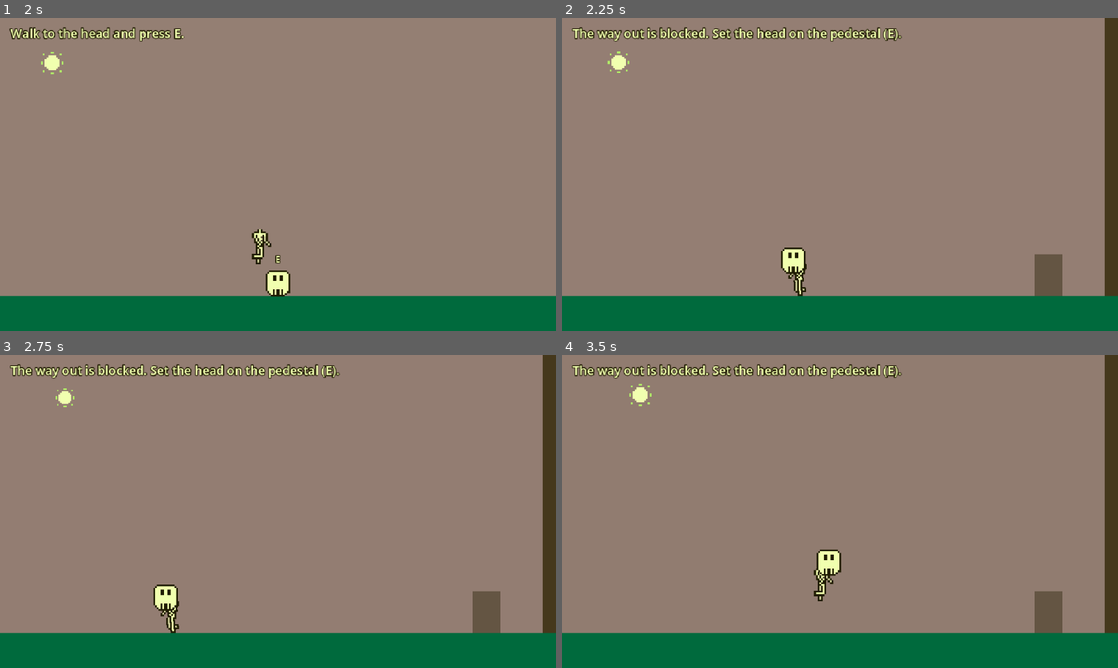
Above: before the commit, frames 1-4 (two rows, left to right).
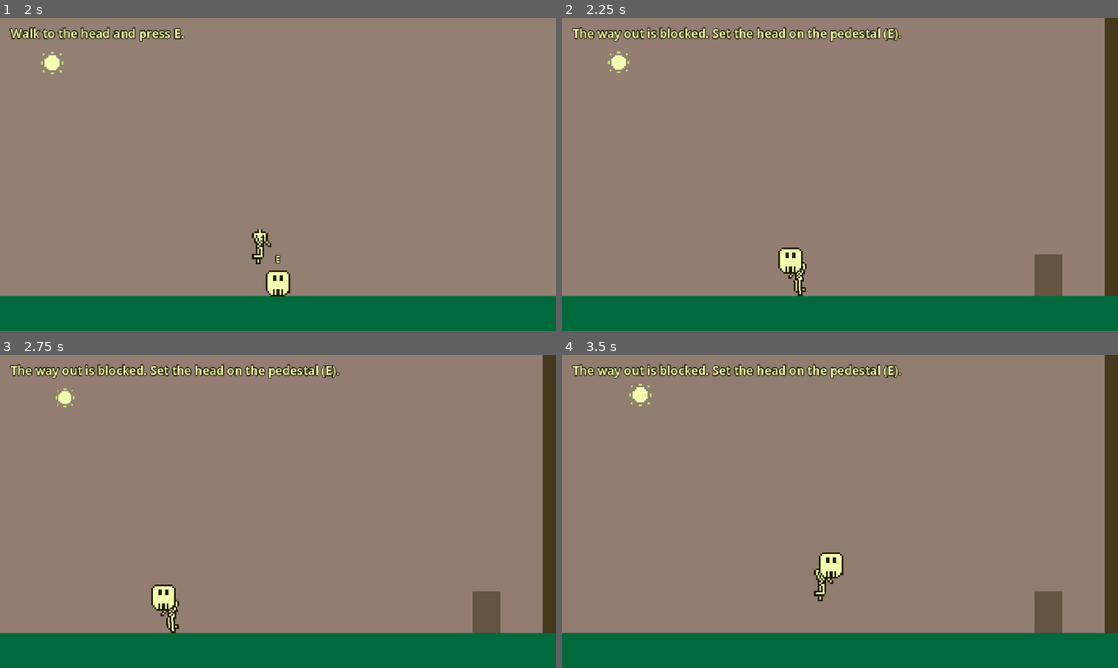
Above: after the commit, the same moments.

Repository: tucksravin/dont-lose-your-head
Game: Godot game, scene res://scenes/days/day_lockdown.tscn
The game is run twice, just before and just after one commit, with the same random seed, the same clock (stepped at 60 frames per second) and the same inputs. This scene is started directly instead of the project's main scene.
Inputs:
- Up to frame 1 (2 s): tap E (interact) at 0.5, 0.6, 1.25, 1.35 s; hold D (move_right) from 0.53 s (still down); tap Space (jump) at 0.77, 1.52 s
- Up to frame 2 (2.25 s): tap E (interact) at 2, 2.1 s; release D (move_right) at 2.03 s; hold A (move_left) from 2.03 s (still down)
- Up to frame 3 (2.75 s): keep holding A (move_left)
- Up to frame 4 (3.5 s): release A (move_left) at 2.78 s; hold D (move_right) from 2.78 s (still down); tap E (interact) at 2.85 s; tap Space (jump) at 3.02 s

Frame 1 is identical in both runs. In frame 2, 0.2% of the frame differs, in the area x 38-44%, y 73-82%; in frame 3, 0.2%; in frame 4, 0.3%, in the area x 45-51%, y 62-72%.

Commit message:
head logic on head

Diff:
--- a/scenes/days/day_lockdown.gd
+++ b/scenes/days/day_lockdown.gd
@@ -7,12 +7,9 @@
 ##
 ## Lives on the day root rather than a DayManager subclass because none of this
 ## is a win-condition hook — it happens *before* the needs. DayManager still
-## owns fail / release / next_day.
-##
-## Carry is scripted (`global_position` follow), not a physics joint: the head
-## stays a frozen RigidBody2D (DESIGN §2.1) and we turn its collision off so it
-## doesn't shove the body. Same `interact` action as the reunion and the pads.
-## Docs: https://docs.godotengine.org/en/stable/tutorials/physics/physics_introduction.html
+## owns fail / release / next_day. Carry is `head.attach(body)` / `detach()` —
+## the day decides when, Head owns the follow (same pattern as `release()`).
+## Same `interact` action as the reunion and the pads.
 
 enum Phase { FIND_HEAD, PLACE_HEAD, PUZZLE }
 
@@ -38,7 +35,6 @@
 @onready var thought_rain: Node2D = $ThoughtRain
 
 var _phase: Phase = Phase.FIND_HEAD
-var _carrying: bool = false
 var _on_pedestal: bool = false
 var _pedestal_open: bool = false
 
@@ -46,7 +42,7 @@
 func _ready() -> void:
 	instruction.text = find_text
 	interact_prompt.visible = false
-	_set_head_solid(true)
+	head.set_solid(true)
 	_set_exit_blocked(false)
 	_set_pads_enabled(false)
 	pedestal.visible = false
@@ -58,8 +54,6 @@
 
 
 func _physics_process(_delta: float) -> void:
-	if _carrying:
-		head.global_position = body.global_position + _carry_offset()
 	match _phase:
 		Phase.FIND_HEAD:
 			_poll_head_interact()
@@ -67,12 +61,6 @@
 			_poll_pedestal_interact()
 		Phase.PUZZLE:
 			interact_prompt.visible = false
-
-
-func _carry_offset() -> Vector2:
-	var sprite: AnimatedSprite2D = body.get_node_or_null("Visual") as AnimatedSprite2D
-	var facing: float = -1.0 if sprite != null and sprite.flip_h else 1.0
-	return Vector2(carry_offset.x * facing, carry_offset.y)
 
 
 func _poll_head_interact() -> void:
@@ -93,8 +81,7 @@
 
 
 func _pick_up_head() -> void:
-	_carrying = true
-	_set_head_solid(false)
+	head.attach(body, carry_offset)
 	_set_exit_blocked(true)
 	_open_pedestal()
 	_phase = Phase.PLACE_HEAD
@@ -117,12 +104,11 @@
 
 
 func _place_head() -> void:
-	if not _carrying:
+	if _phase != Phase.PLACE_HEAD:
 		return
-	_carrying = false
+	head.detach()
 	_phase = Phase.PUZZLE
 	head.global_position = mount.global_position
-	_set_head_solid(true)
 	interact_prompt.visible = false
 	instruction.text = puzzle_text
 	_set_pads_enabled(true)
@@ -140,8 +126,8 @@
 func _before_head_release() -> void:
 	if _phase != Phase.PUZZLE:
 		return
-	_carrying = false
-	_set_head_solid(false)
+	head.detach()
+	head.set_solid(false)
 	pedestal_area.monitoring = false
 	_reparent_keep_global(head, mount)
 	head.position = Vector2.ZERO
@@ -187,7 +173,6 @@
 
 
 func _on_head_released() -> void:
-	_carrying = false
 	_set_exit_blocked(false)
 
 
@@ -200,12 +185,6 @@
 	exit_bar_shape.disabled = not blocked
 
 
-func _set_head_solid(solid: bool) -> void:
-	var shape: CollisionShape2D = head.get_node_or_null("CollisionShape2D") as CollisionShape2D
-	if shape != null:
-		shape.disabled = not solid
-
-
 func _set_pads_enabled(on: bool) -> void:
 	for node in get_tree().get_nodes_in_group("answer_pad"):
 		if node.has_method("set_enabled"):
--- a/scenes/head/head.gd
+++ b/scenes/head/head.gd
@@ -21,6 +21,9 @@
 ## it is frozen: freeze_mode KINEMATIC (rather than the default STATIC) is the
 ## mode meant for "I move this body from code" — it still reports collisions and
 ## can push other bodies, where STATIC expects the body to never move at all.
+## `attach(carrier)` / `detach()` let a day have the head follow a node
+## (lockdown: the body) without reparenting — same idea as `release()`: the day
+## decides *when*, this script owns *how it moves*.
 ## Docs: https://docs.godotengine.org/en/stable/classes/class_rigidbody2d.html
 
 ## Emitted the instant release() is called — the head has started leaving.
@@ -55,8 +58,11 @@
 
 var _leaving: bool = false
 var _agitation: float = 1.0
+var _carrier: Node2D = null
+var _carry_offset: Vector2 = Vector2(12.0, -40.0)
 
 @onready var _sprite: AnimatedSprite2D = $Visual
+@onready var _hitbox: CollisionShape2D = $CollisionShape2D
 
 
 func _ready() -> void:
@@ -69,7 +75,7 @@
 	# Docs: https://docs.godotengine.org/en/stable/tutorials/scripting/groups.html
 	add_to_group("head")
 	freeze_mode = RigidBody2D.FREEZE_MODE_KINEMATIC
-	# Nothing to do until release() — skip the per-frame callback entirely
+	# Nothing to do until attach() or release() — skip the per-frame callback
 	# rather than running an early-return every physics tick.
 	set_physics_process(false)
 	set_process(caged) # the shake below is caged-only
@@ -86,11 +92,40 @@
 
 
 func _physics_process(delta: float) -> void:
+	if _carrier != null:
+		_follow_carrier()
+		return
 	global_position += exit_direction.normalized() * exit_speed * delta
 	rotation += deg_to_rad(spin_speed) * delta
 	if _is_off_screen():
 		set_physics_process(false)
 		left_scene.emit()
+
+
+## Follow `carrier` each physics tick (offset.x flips with the carrier's
+## `Visual.flip_h` if it has one). Collision off so we don't shove. No-op once
+## `release()` has started.
+func attach(carrier: Node2D, offset: Vector2 = Vector2(12.0, -40.0)) -> void:
+	if _leaving or carrier == null:
+		return
+	_carrier = carrier
+	_carry_offset = offset
+	set_solid(false)
+	set_physics_process(true)
+	_follow_carrier()
+
+
+## Stop following. Collision back on. Safe to call when not attached.
+func detach() -> void:
+	_carrier = null
+	set_solid(true)
+	if not _leaving:
+		set_physics_process(false)
+
+
+func set_solid(solid: bool) -> void:
+	if _hitbox != null:
+		_hitbox.disabled = not solid
 
 
 ## How fast the caged head's loop runs. 1.0 is the rate authored in
@@ -113,8 +148,20 @@
 	if _leaving:
 		return
 	_leaving = true
+	detach()
 	released.emit()
 	set_physics_process(true)
+
+
+func _follow_carrier() -> void:
+	if _carrier == null or not is_instance_valid(_carrier):
+		detach()
+		return
+	var offset: Vector2 = _carry_offset
+	var sprite: AnimatedSprite2D = _carrier.get_node_or_null("Visual") as AnimatedSprite2D
+	if sprite != null and sprite.flip_h:
+		offset.x = -offset.x
+	global_position = _carrier.global_position + offset
 
 
 ## True once the head has cleared the visible rect by exit_margin.
Not shown, changed: docs/CODEBASE.md
Not shown, changed: journals/smahr.md
